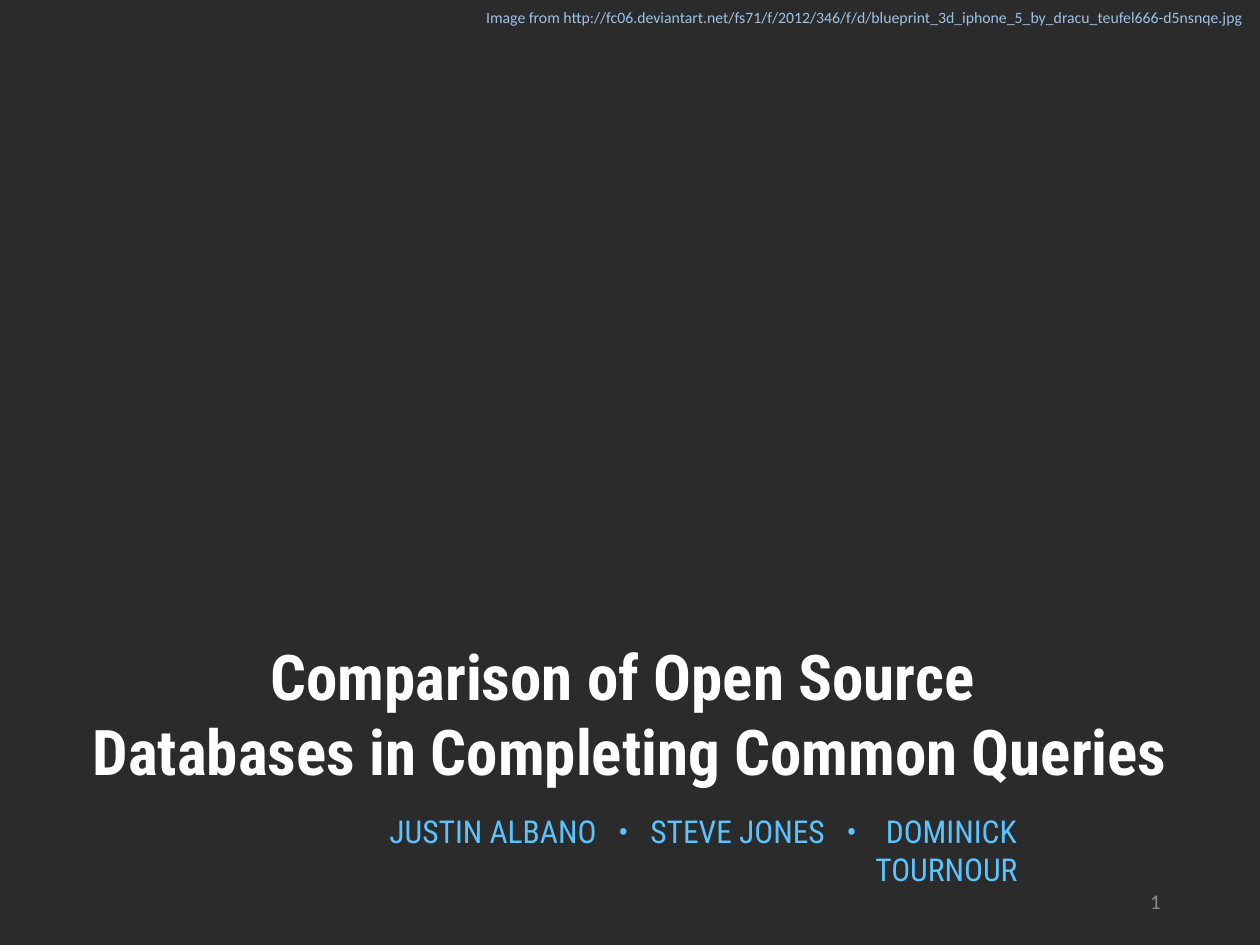
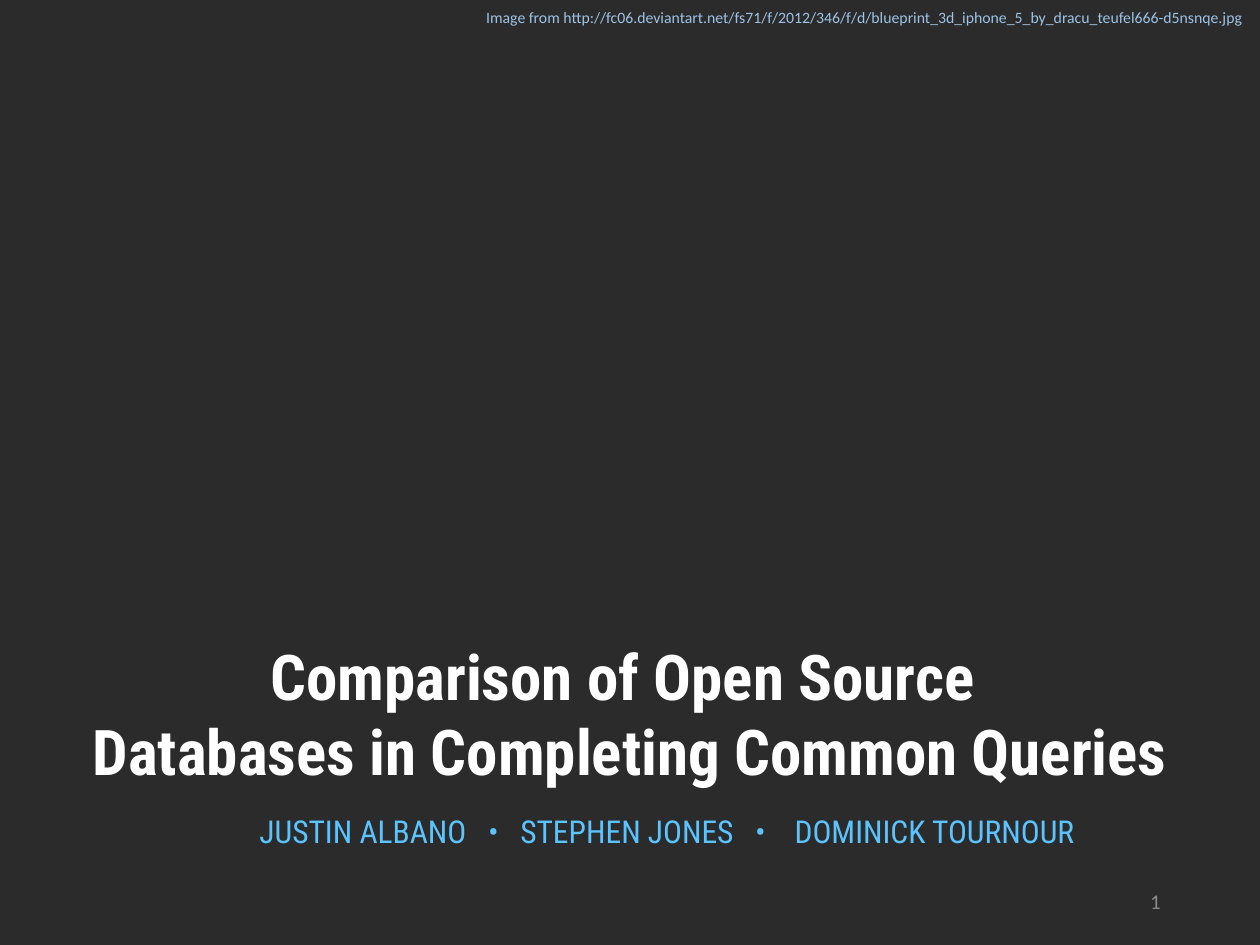
Before and after one commit to albanoj2/se655_final_project, a slide deck: slide 1 of docs/In_class_presentation.pptx. Drawn at 1260x945 pixels with LibreOffice and Linux fonts; fonts in the diff are those of the drawing; background and template pictures are left out; a plain dark background stands for a picture behind light text. Boxes give left, top, right and bottom in pixels: in the first picture for what was removed or moved away, otherwise in the second. Text is boxed around its words. In the diff, an @@ line names an element or a change of style, - is before the commit and + after.

```diff
--- a/docs/In_class_presentation.pptx
+++ b/docs/In_class_presentation.pptx
@@ text at (259,820,1074,844): text changed @@
-JUSTIN ALBANO • STEVE JONES • DOMINICK TOURNOUR
+JUSTIN ALBANO • STEPHEN JONES • DOMINICK TOURNOUR
```
Also in this commit, not shown: 6 other slides changed, 10 slides added.
